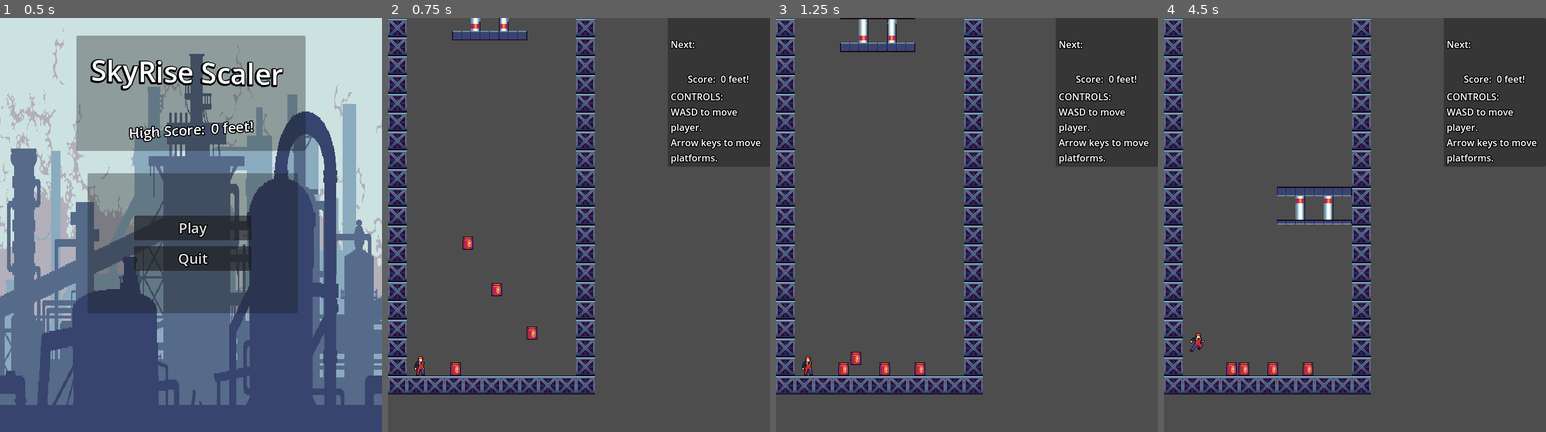
Above: before the commit, frames 1-4 (left to right).
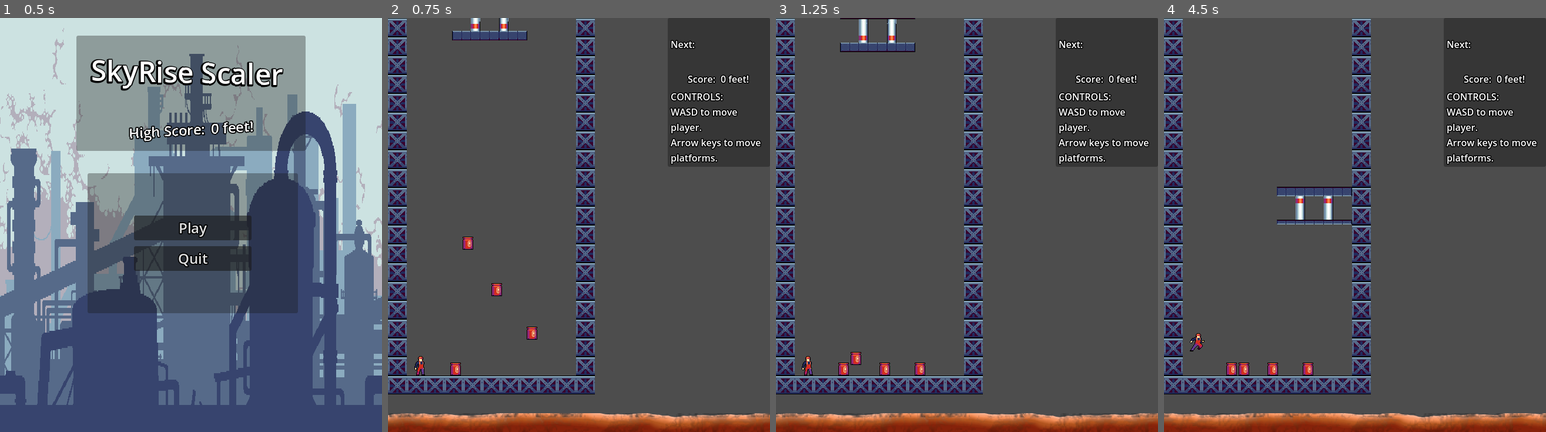
Above: after the commit, the same moments.

Repository: RexShipton/SkyRise-Scaler
Game: Godot game, scene res://scenes/main_menu.tscn
Same seed, same stepped clock (60 frames per second), same inputs: the game is played once before the commit and once after it.
Inputs:
- Up to frame 1 (0.5 s): no input
- Up to frame 2 (0.75 s): click "Play" at 0.5 s
- Up to frame 3 (1.25 s): no input
- Up to frame 4 (4.5 s): hold Down (block_fast_fall) 1.28-2.03 s; hold Right (block_right) 1.28-2.78 s; tap W (character_jump) at 1.52, 2.27, 3.77 s; tap Up (block_rotate) at 2.1, 4.35 s; hold Left (block_left) 2.78-3.53 s; hold S (character_crouch) 2.78-3.53 s; hold Right (block_right) from 3.53 s (still down); tap Down (block_fast_fall) at 3.6 s

Frame 1 is identical in both runs. In frame 2, 4.3% of the frame differs, in the area x 0-100%, y 95-100%; in frame 3, 4.3%; in frame 4, 4.4%.

Commit message:
Added lava.

Diff:
--- a/new-game-project/project.godot
+++ b/new-game-project/project.godot
@@ -75,6 +75,7 @@
 2d_physics/layer_3="Player"
 2d_physics/layer_4="active_block"
 2d_physics/layer_5="objects"
+2d_physics/layer_6="Lava"
 
 [rendering]
 
--- /dev/null
+++ b/new-game-project/scenes/lava.gdshader
@@ -0,0 +1,24 @@
+shader_type canvas_item;
+
+uniform sampler2D screen_texture: hint_screen_texture, filter_linear;
+
+//Set the scroll amount - default = 0.05, 0.05
+uniform vec2 scrollAmount = vec2(0.05, 0.05);
+
+//How much distortion is desired? - default = 0.01
+uniform float multiplierAmount : hint_range(0.0, 0.1) = 0.01;
+
+void fragment() {
+	// Called for every pixel the material is visible on.
+
+	//Get the the screen, then add the noise to it based on the red channel.
+	//Scroll that noise multiplied by the time, multiply all of that by given amount
+	vec2 distortionUV = SCREEN_UV + texture(TEXTURE, UV + scrollAmount * TIME).r * multiplierAmount;
+	distortionUV.r = distortionUV.r - .01;
+
+	//Now, get what's underneath the noise texture (the screen) and apply the distorted noise UV to that
+	vec4 screen = texture(screen_texture, distortionUV);
+
+	//Set the COLOR to apply the effect
+	COLOR = screen;
+}
--- /dev/null
+++ b/new-game-project/scenes/lava.tscn
@@ -0,0 +1,48 @@
+[gd_scene load_steps=8 format=3 uid="uid://d0mlm2pdhrb1q"]
+
+[ext_resource type="Shader" path="res://scenes/lava.gdshader" id="1_fwxg5"]
+
+[sub_resource type="Gradient" id="Gradient_kwy45"]
+offsets = PackedFloat32Array(0, 0.352201, 0.672956, 0.81761, 0.924528, 0.993711)
+colors = PackedColorArray(0, 0, 0, 1, 0.256111, 0.0662526, 0.0662178, 1, 0.534475, 0.138252, 0.0398265, 1, 0.699988, 0.334138, 0.119736, 1, 0.962341, 0.562018, 0.349181, 1, 0.986371, 0.708612, 0.580404, 1)
+
+[sub_resource type="GradientTexture2D" id="GradientTexture2D_s11fj"]
+gradient = SubResource("Gradient_kwy45")
+
+[sub_resource type="RectangleShape2D" id="RectangleShape2D_fnklg"]
+size = Vector2(1180, 74)
+
+[sub_resource type="ShaderMaterial" id="ShaderMaterial_ukiat"]
+shader = ExtResource("1_fwxg5")
+shader_parameter/scrollAmount = Vector2(0.01, 0.02)
+shader_parameter/multiplierAmount = 0.018
+
+[sub_resource type="FastNoiseLite" id="FastNoiseLite_1u7v4"]
+noise_type = 3
+
+[sub_resource type="NoiseTexture2D" id="NoiseTexture2D_li0cw"]
+width = 1212
+height = 86
+seamless = true
+noise = SubResource("FastNoiseLite_1u7v4")
+
+[node name="Lava" type="Node2D"]
+
+[node name="Sprite2D" type="Sprite2D" parent="."]
+rotation = -1.5708
+scale = Vector2(1.125, 18.4375)
+texture = SubResource("GradientTexture2D_s11fj")
+
+[node name="Area2D" type="Area2D" parent="."]
+position = Vector2(0, 13)
+collision_layer = 32
+collision_mask = 4
+
+[node name="CollisionShape2D" type="CollisionShape2D" parent="Area2D"]
+shape = SubResource("RectangleShape2D_fnklg")
+
+[node name="Sprite2D2" type="Sprite2D" parent="."]
+texture_repeat = 2
+material = SubResource("ShaderMaterial_ukiat")
+position = Vector2(-1.99997, -4.52995e-06)
+texture = SubResource("NoiseTexture2D_li0cw")
--- a/new-game-project/scenes/player.gd
+++ b/new-game-project/scenes/player.gd
@@ -106,6 +106,5 @@
 func _on_coyote_timer_timeout() -> void:
 	jump_available = false
 
-
 func _on_death_area_2d_body_entered(body: Node2D) -> void:
 	Die()
--- a/new-game-project/scenes/player.tscn
+++ b/new-game-project/scenes/player.tscn
@@ -378,8 +378,8 @@
 one_shot = true
 
 [node name="DeathArea2D" type="Area2D" parent="."]
-collision_layer = 0
-collision_mask = 10
+collision_layer = 4
+collision_mask = 42
 
 [node name="CollisionShape2D" type="CollisionShape2D" parent="DeathArea2D"]
 position = Vector2(-1, -17)
--- a/new-game-project/world.tscn
+++ b/new-game-project/world.tscn
@@ -6,6 +6,7 @@
 [ext_resource type="PackedScene" uid="uid://dp122pt878tim" path="res://scenes/player.tscn" id="3_e5w51"]
 [ext_resource type="PackedScene" uid="uid://c3ivuprkcunht" path="res://scenes/hud.tscn" id="4_bkgi5"]
 [ext_resource type="PackedScene" uid="uid://bbluroxxhgnbx" path="res://scenes/objects/barrel.tscn" id="6_7v22v"]
+[ext_resource type="PackedScene" uid="uid://d0mlm2pdhrb1q" path="res://scenes/lava.tscn" id="7_vbyjo"]
 
 [sub_resource type="RectangleShape2D" id="RectangleShape2D_xq13f"]
 size = Vector2(32, 640)
@@ -92,6 +93,9 @@
 [node name="RigidBody2D4" parent="." instance=ExtResource("6_7v22v")]
 position = Vector2(185, 448)
 
+[node name="Lava" parent="." instance=ExtResource("7_vbyjo")]
+position = Vector2(329, 715)
+
 [connection signal="game_over" from="." to="MapLooper" method="deActivate"]
 [connection signal="game_over" from="." to="HUD" method="game_over"]
 [connection signal="piece_placed" from="." to="MapLooper" method="add_piece"]
@@ -99,3 +103,6 @@
 [connection signal="body_entered" from="spawnArea" to="." method="_on_spawn_area_body_entered"]
 [connection signal="body_exited" from="spawnArea" to="." method="_on_spawn_area_body_exited"]
 [connection signal="die" from="Player" to="." method="_on_player_die"]
+[connection signal="area_entered" from="Lava/Area2D" to="Player" method="_on_death_area_2d_body_entered"]
+
+[editable path="Lava"]
Not shown: 1 places in new-game-project/world.tscn that only renumber resources
